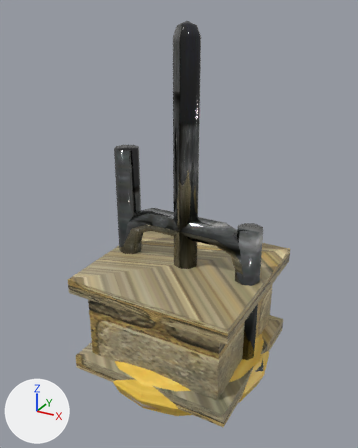
A saved change to the glTF model public/assets/dreamisland/props.glb.
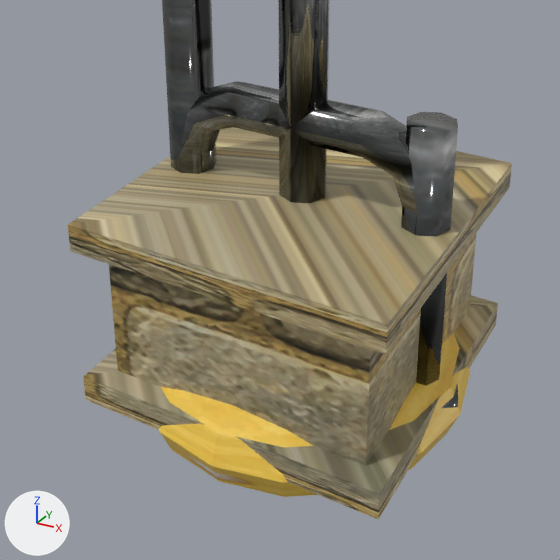
There are two pictures of each version: one whole from a 50 mm camera at (2.51, -4.74, 4.13) aimed at (-0.1, 0.01, 1.76), one close up on the part from 9% to 88% of the width and 37% to 100% of the height. The lights are fixed; the arrows at lower left show +X, +Y and +Z. The last two pictures show the newer version.

The first close-up shows 'PR_pipes', 'PR_plinth', 'PR_ring'.
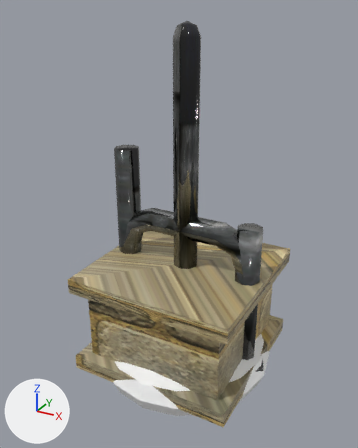
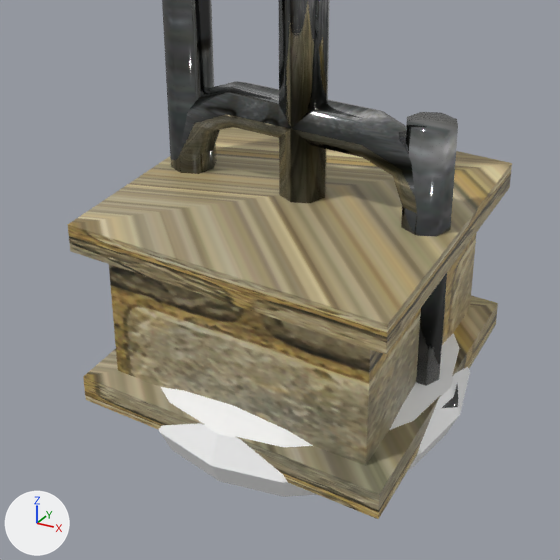
Boxes [x1, y1, x2, y2] around the edits, measured in the close-ups (560 x 560 px):
'PR_ring', recoloured (yellow to white)
    both: [158, 333, 470, 497]

Diff of the bpy script that builds the scene:
```diff
--- a/public/assets/dreamisland/props.glb.py
+++ b/public/assets/dreamisland/props.glb.py
@@ mat_di_mat_emissive_pigment @@
+mat_di_mat_emissive_pigment = bpy.data.materials.new('DI_MAT_emissive_pigment')
+# uses the picture img_emissive
@@ me_torus @@
 me_torus.from_pydata(...)  # 128 vertices, 256 faces; spans x -1.1..1.1, y -1.1..1.1, z -0.25..0.25
-me_torus.materials.append(mat_di_mat_jungle)
+me_torus.materials.append(mat_di_mat_emissive_pigment)
```
